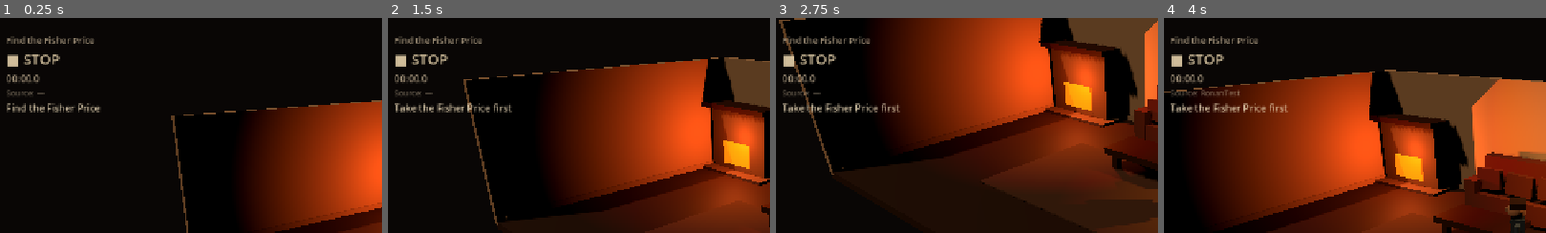
Above: before the commit, frames 1-4 (left to right).
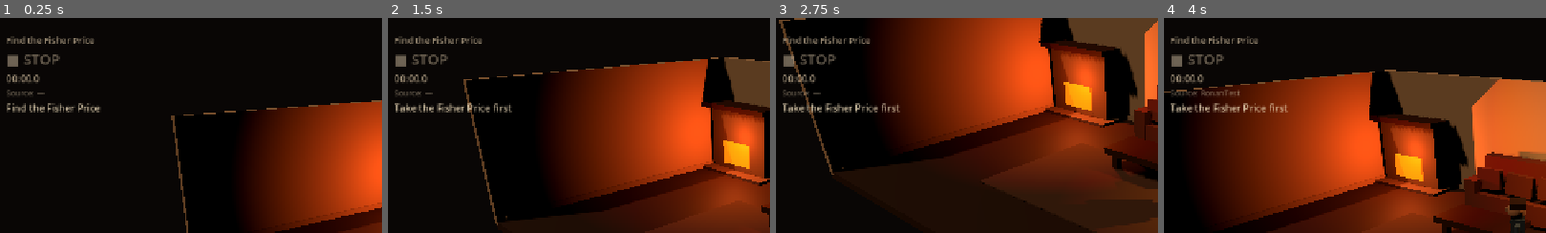
Above: after the commit, the same moments.

Repository: Enoranne/BO
Game: Godot game, scene res://scenes/piste_0/christmas_1982/Christmas1982_VisualSlice.tscn
Same seed, same stepped clock (60 frames per second), same inputs: the game is played once before the commit and once after it. This scene is started directly instead of the project's main scene. Sound files missing from this copy of the repository are replaced by a short silence.
Inputs:
- Up to frame 1 (0.25 s): no input
- Up to frame 2 (1.5 s): tap Enter at 0.5 s; hold D (move_right) 0.53-1.28 s; hold E (interact) 0.53-1.28 s; hold S (move_back) from 1.28 s (still down); tap P (play_recording) at 1.35 s
- Up to frame 3 (2.75 s): release S (move_back) at 2.03 s; hold D (move_right) from 2.03 s (still down); hold R (record) from 2.03 s (still down)
- Up to frame 4 (4 s): release D (move_right) at 2.78 s; release R (record) at 2.78 s; hold W (move_forward) 2.78-3.53 s; tap E (interact) at 2.85 s; hold A (move_left) from 3.53 s (still down); hold P (play_recording) from 3.53 s (still down)
The pictures show only the part of the screen within x 1-51%, y 0-50%; the shares and areas given below are measured in that part.

The runs differ from the first frame. In frame 1, 0.4% of the frame differs, in the area x 2-16%, y 16-23%; in frame 2, 0.4%; in frame 3, 0.4%; in frame 4, 0.4%.

Commit message:
Sprint 5: enable context-first HUD in visual slice

Diff:
--- a/visual/period_1982_hud_pass.gd
+++ b/visual/period_1982_hud_pass.gd
@@ -31,6 +31,8 @@
     hud.set("objective_prefix", "")
     hud.set("compact_hints", true)
     hud.set("teach_legacy_play_key", false)
+    hud.set("minimal_context_hints", true)
+    hud.set("state_color_emphasis", true)
 
     var objective := root.get_node_or_null("HUD/Margin/VBox/Objective") as Label
     var state := root.get_node_or_null("HUD/Margin/VBox/State") as Label
@@ -44,7 +46,7 @@
             objective.text = objective.text.substr(OBJECTIVE_PREFIX.length())
         _style_label(objective, 15, WARM_SOFT)
     if state != null:
-        _style_label(state, 24, WARM_CREAM)
+        _style_label(state, 24, WARM_MUTED)
     if timer != null:
         _style_label(timer, 16, WARM_SOFT)
     if source != null:
@@ -54,6 +56,10 @@
     if vbox != null:
         vbox.add_theme_constant_override("separation", 4)
 
+    # Re-apply the current HUD state after the presentation preferences are active.
+    if hud.has_method("refresh_presentation"):
+        hud.call("refresh_presentation")
+
 func _style_label(label: Label, size: int, color: Color) -> void:
     label.add_theme_font_size_override("font_size", size)
     label.add_theme_color_override("font_color", color)
